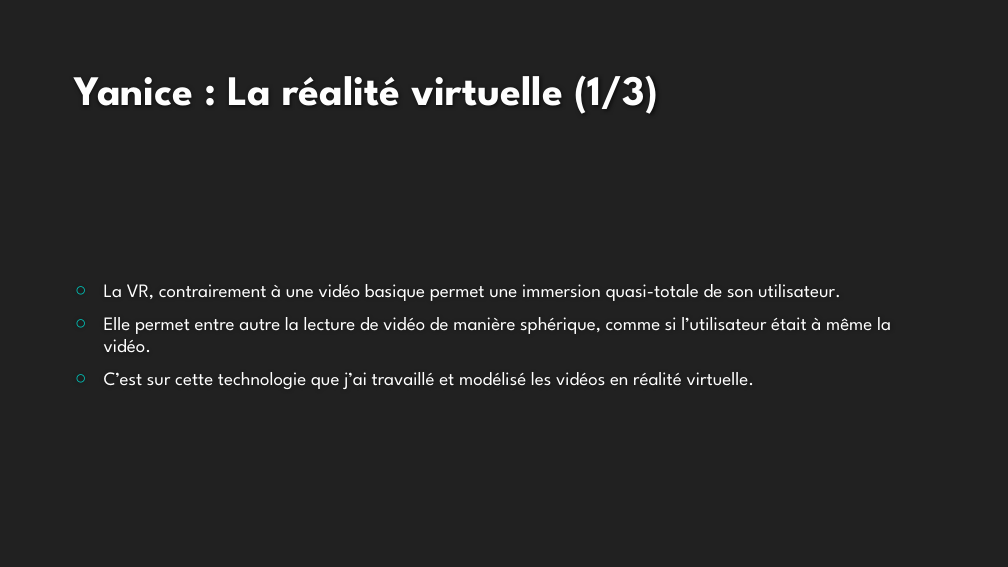
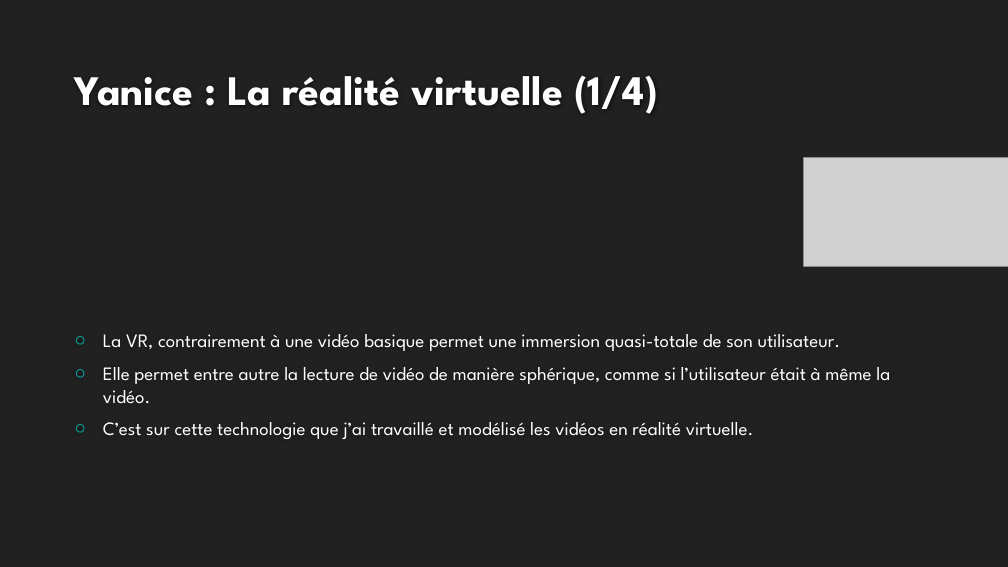
Before and after one commit to rlembo06/VR_tourism, a slide deck: slide 22 of annexes/slides-VR_Tourism.pptx. Drawn at 1008x567 pixels with LibreOffice and Linux fonts; fonts in the diff are those of the drawing; grey boxes stand for pictures; background and template pictures are left out. Boxes give left, top, right and bottom in pixels: in the first picture for what was removed or moved away, otherwise in the second. Text is boxed around its words. In the diff, an @@ line names an element or a change of style, - is before the commit and + after.

Commit message:
ajout slide yanice vf

```diff
--- a/annexes/slides-VR_Tourism.pptx
+++ b/annexes/slides-VR_Tourism.pptx
@@ title at bbox=[75, 75, 658, 114]: text changed @@
-Yanice : La réalité virtuelle (1/3)
+Yanice : La réalité virtuelle (1/4)
@@ picture added at bbox=[804, 157, 1008, 267] @@
@@ text "La VR, contrairement à une ...": place and size @@
-text "La VR, contrairement à une ..." at bbox=[104, 284, 891, 389]
+text "La VR, contrairement à une ..." at bbox=[103, 334, 890, 439]
```
Also in this commit, not shown: 3 slides added, 2 slides removed.
